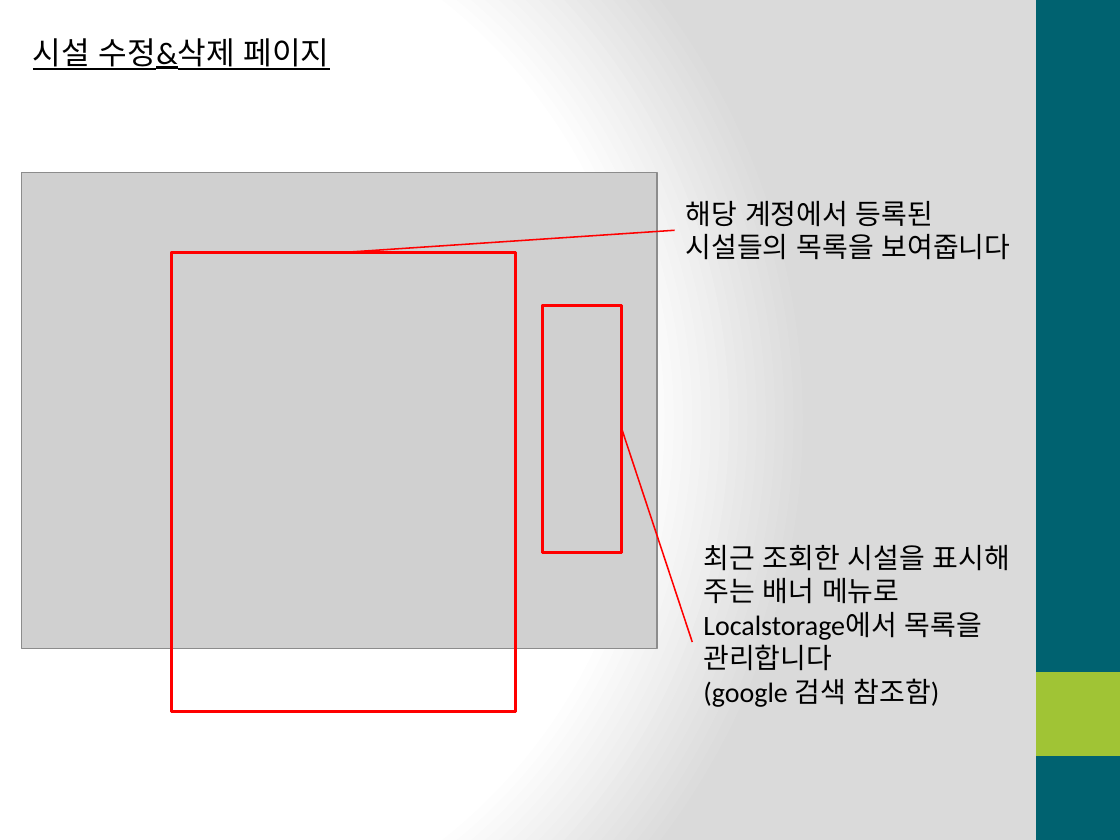
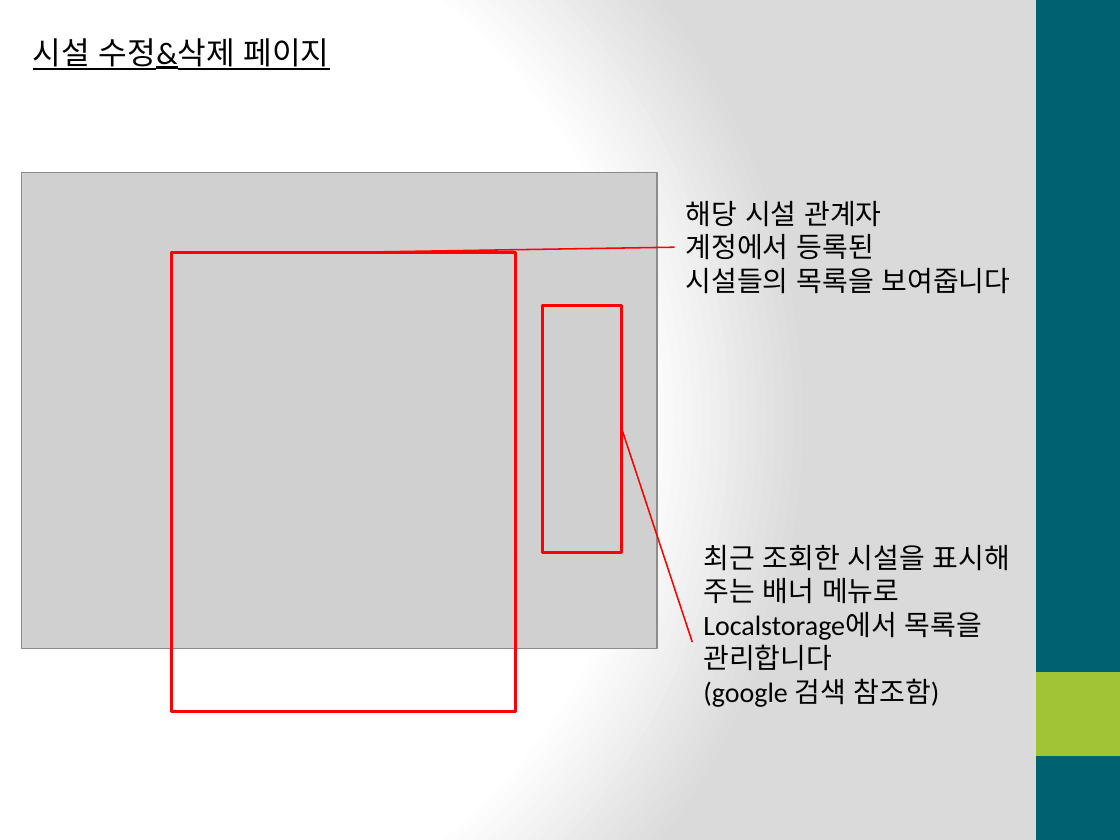
Before and after one commit to atakage/RoujinHome, a slide deck: slide 10 of RoujinHomePPT/RoujinHomePPT.pptx. Drawn at 1120x840 pixels with LibreOffice and Linux fonts; fonts in the diff are those of the drawing; grey boxes stand for pictures. Boxes give left, top, right and bottom in pixels: in the first picture for what was removed or moved away, otherwise in the second. Text is boxed around its words. In the diff, an @@ line names an element or a change of style, - is before the commit and + after.

```diff
--- a/RoujinHomePPT/RoujinHomePPT.pptx
+++ b/RoujinHomePPT/RoujinHomePPT.pptx
@@ text at bbox=[686, 201, 881, 260]: text changed @@
-해당 계정에서 등록된
+해당 시설 관계자
+계정에서 등록된
@@ line moved from (344, 252) - (674, 231) to (344, 252) - (674, 248) @@
```
Also in this commit, not shown: 2 other slides changed, 6 slides added, 22 other files.
